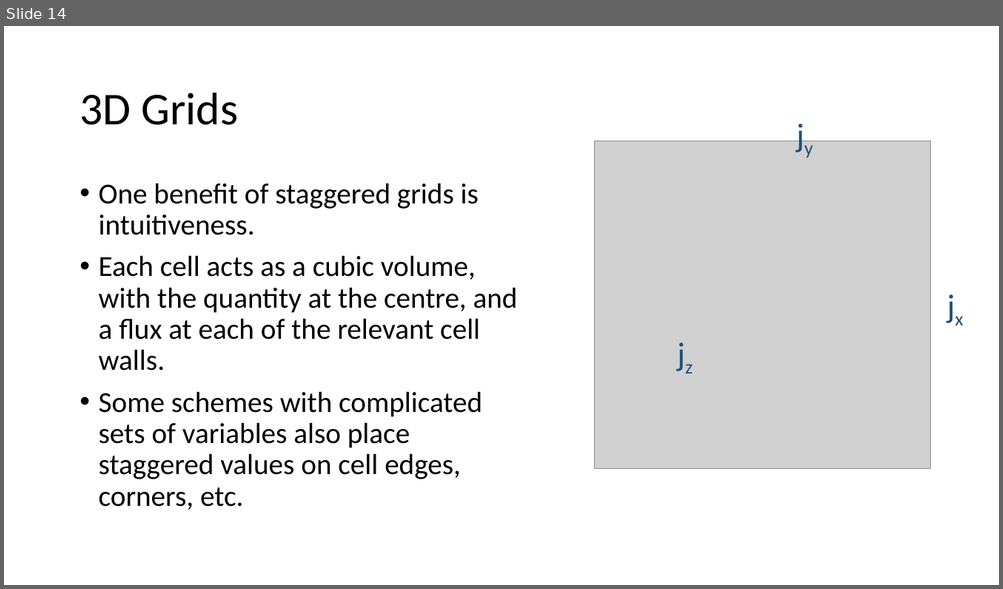
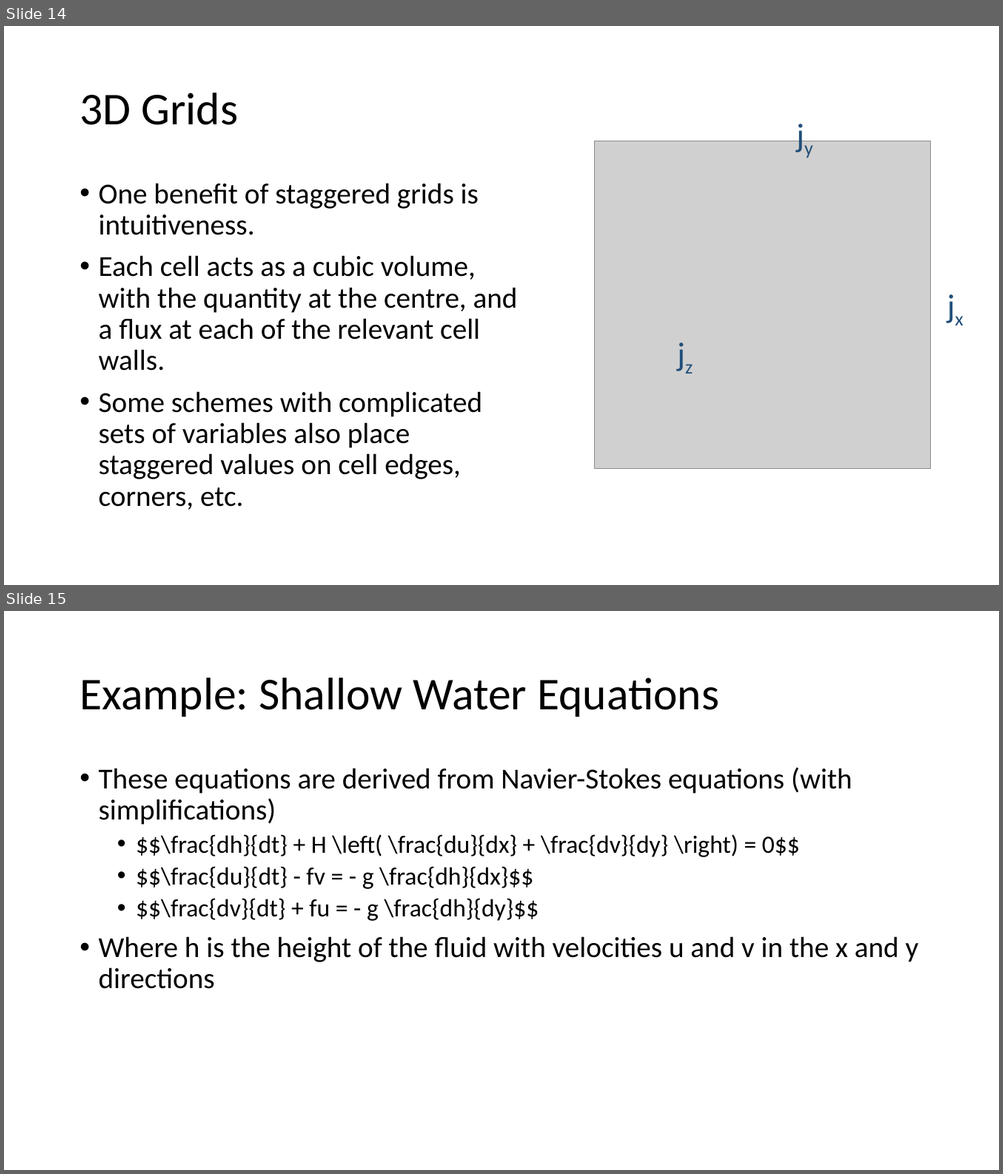
Before and after one commit to Tsintsuntsini/PHYS_581, a slide deck: Presentation3/Staggered Grids.pptx. Shown one above the other, each under a label of ours: slide 14 before the commit, slides 14 and 15 after it. The pictures are 1003x589 and 1003x1174 pixels, drawn with LibreOffice and Linux fonts; fonts in the diff are those of the drawing; grey boxes stand for pictures. Boxes give left, top, right and bottom in pixels: in the first picture for what was removed or moved away, otherwise in the second. Text is boxed around its words. In the diff, an @@ line names an element or a change of style, - is before the commit and + after.

Commit message:
shallow water

```diff
--- a/Presentation3/Staggered Grids.pptx
+++ b/Presentation3/Staggered Grids.pptx
@@ slide 15 added at [4, 611, 999, 1170], background #FFFFFF @@
@@ title added at [79, 678, 719, 717], 44 pt, text #000000 @@
+Example: Shallow Water Equations
@@ text added at [99, 767, 919, 989], 28 pt, text #000000 @@
+• These equations are derived from Navier-Stokes equations (with simplifications)
+  • $$\frac{dh}{dt} + H \left( \frac{du}{dx} + \frac{dv}{dy} \right) = 0$$
+  • $$\frac{du}{dt} - fv = - g \frac{dh}{dx}$$
+  • $$\frac{dv}{dt} + fu = - g \frac{dh}{dy}$$
+• Where h is the height of the fluid with velocities u and v in the x and y directions
```
Also in this commit, not shown: 4 slides changed, 1 other slide added, 4 slides removed, 2 other files.
